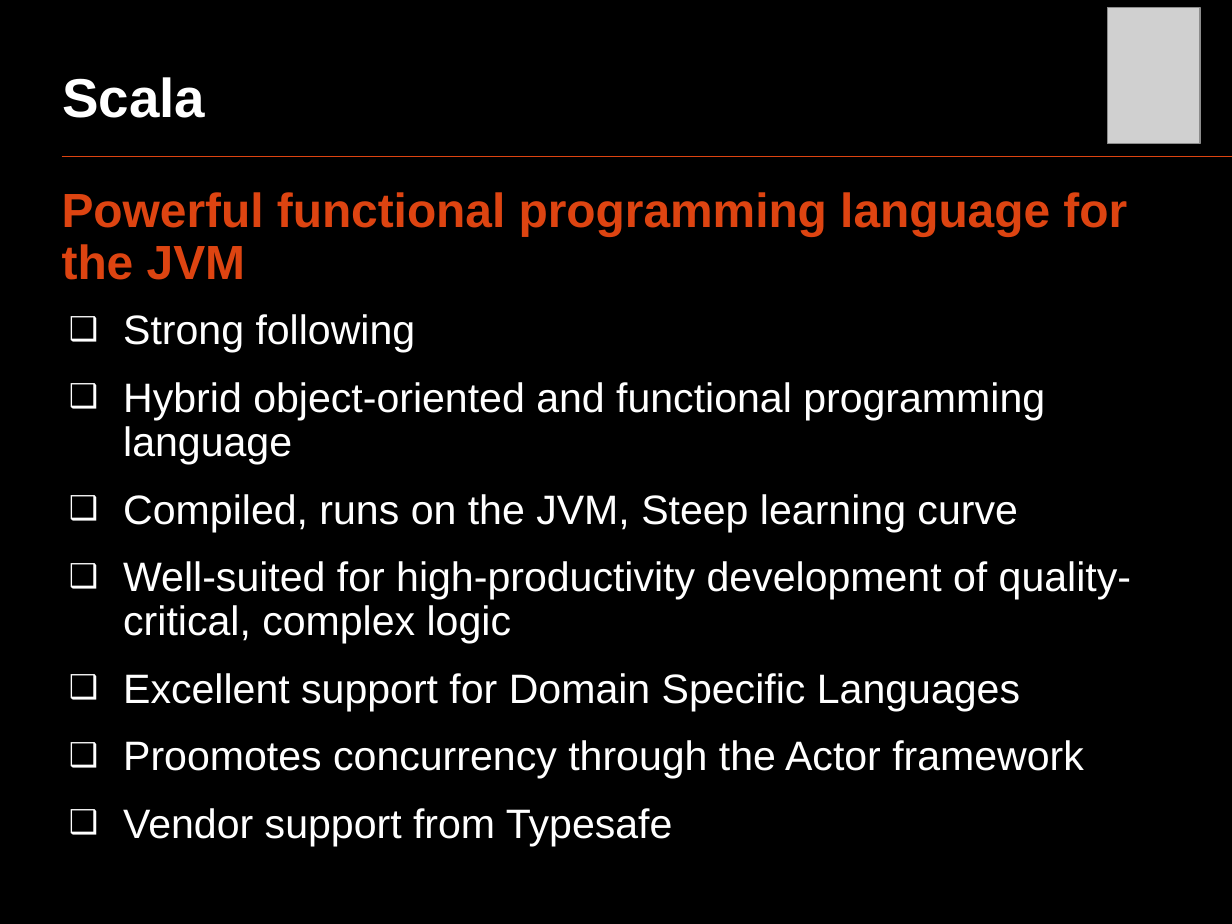
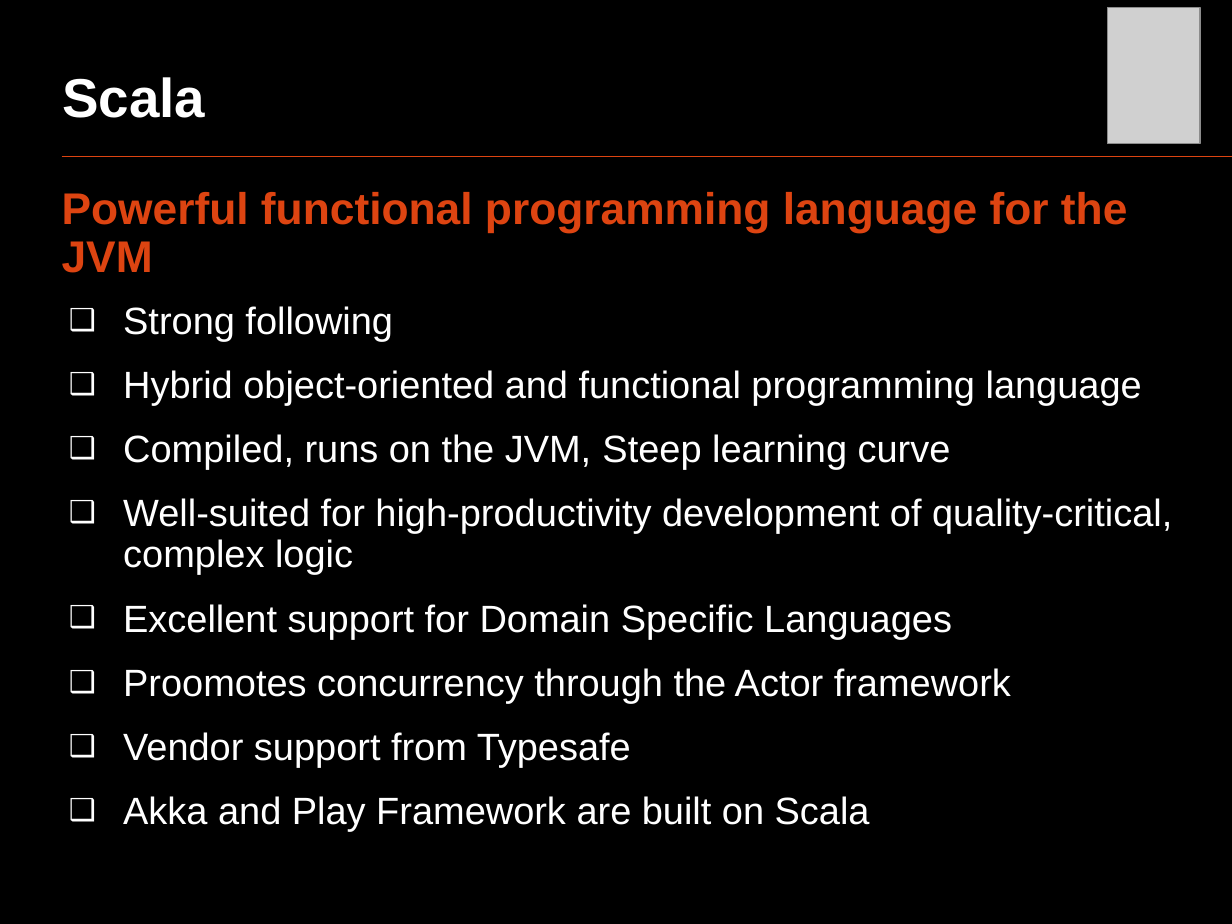
Before and after one commit to oscarrenalias/openslava-2013, a slide deck: slide 13 of Dynamic languages/OpenSlava 2013 - Dynamic languages.pptx. Drawn at 1232x924 pixels with LibreOffice and Linux fonts; fonts in the diff are those of the drawing; grey boxes stand for pictures. Boxes give left, top, right and bottom in pixels: in the first picture for what was removed or moved away, otherwise in the second. Text is boxed around its words. In the diff, an @@ line names an element or a change of style, - is before the commit and + after.

```diff
--- a/Dynamic languages/OpenSlava 2013 - Dynamic languages.pptx
+++ b/Dynamic languages/OpenSlava 2013 - Dynamic languages.pptx
@@ text at [62,192,1172,767]: size 28 to 25.9 pt in "Powerful functional programming language for the JVM"; size 24 to 22.2 pt in "Strong following", "Hybrid object-oriented and functional programming language", "Compiled, runs on the JVM, Steep learning ...", "Well-suited for high-productivity development of quality-cri ..." and 3 more places @@
@@ text at [123,796,870,831]: paragraph added @@
+  ❑ Akka and Play Framework are built on Scala
```
Also in this commit, not shown: 9 other slides changed, 1 slide added, 1 slide removed.
